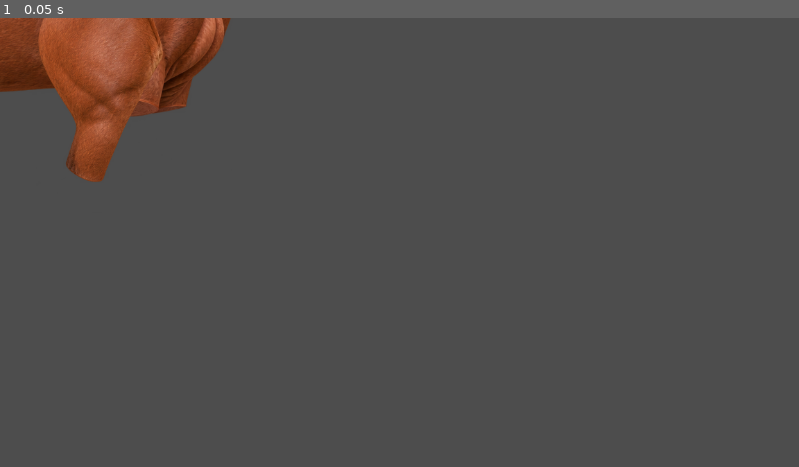
Above: before the commit, frame 1.
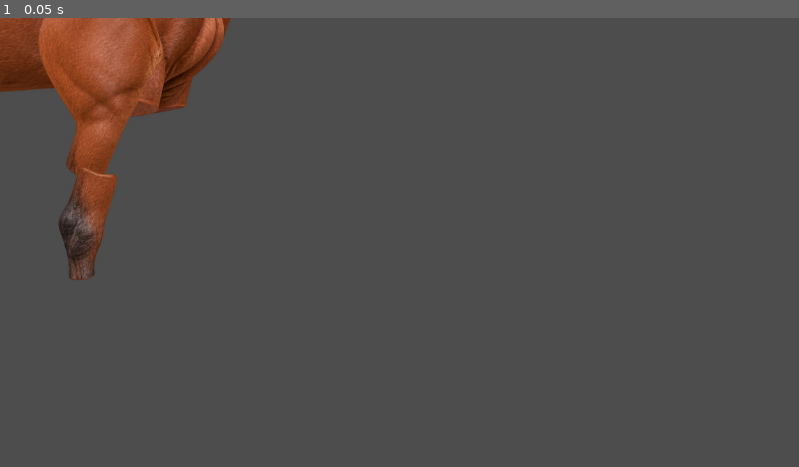
Above: after the commit, the same moment.

Repository: marceldubrig-hash/Pferd-und-Steve
Game: Godot game, scene res://scenes/horse_cutout_rig.tscn
Same seed, same stepped clock (60 frames per second), same inputs: the game is played once before the commit and once after it. This scene is started directly instead of the project's main scene.
Inputs:
- Up to frame 1 (0.05 s): no input

The runs differ from the first frame. In frame 1, 1.0% of the frame differs, in the area x 7-15%, y 33-59%.

Commit message:
Attach lower segment to first front leg

Diff:
--- a/scenes/horse_cutout_rig.tscn
+++ b/scenes/horse_cutout_rig.tscn
@@ -9,6 +9,10 @@
 [sub_resource type="AtlasTexture" id="AtlasTexture_front_left_upper"]
 atlas = ExtResource("5_front_sheet")
 region = Rect2(183, 32, 361, 608)
+
+[sub_resource type="AtlasTexture" id="AtlasTexture_front_left_lower"]
+atlas = ExtResource("5_front_sheet")
+region = Rect2(208, 651, 171, 330)
 
 [node name="HorseCutoutRig" type="Node2D"]
 
@@ -48,8 +52,11 @@
 texture = SubResource("AtlasTexture_front_left_upper")
 
 [node name="LowerPivot" type="Node2D" parent="FrontLeftColumn/Upper"]
+position = Vector2(-33.065, 274.582)
 
 [node name="Lower" type="Sprite2D" parent="FrontLeftColumn/Upper/LowerPivot"]
+position = Vector2(-3.209, 148.182)
+texture = SubResource("AtlasTexture_front_left_lower")
 
 [node name="HoofPivot" type="Node2D" parent="FrontLeftColumn/Upper/LowerPivot/Lower"]
 
Not shown: 1 places in scenes/horse_cutout_rig.tscn that only renumber resources
